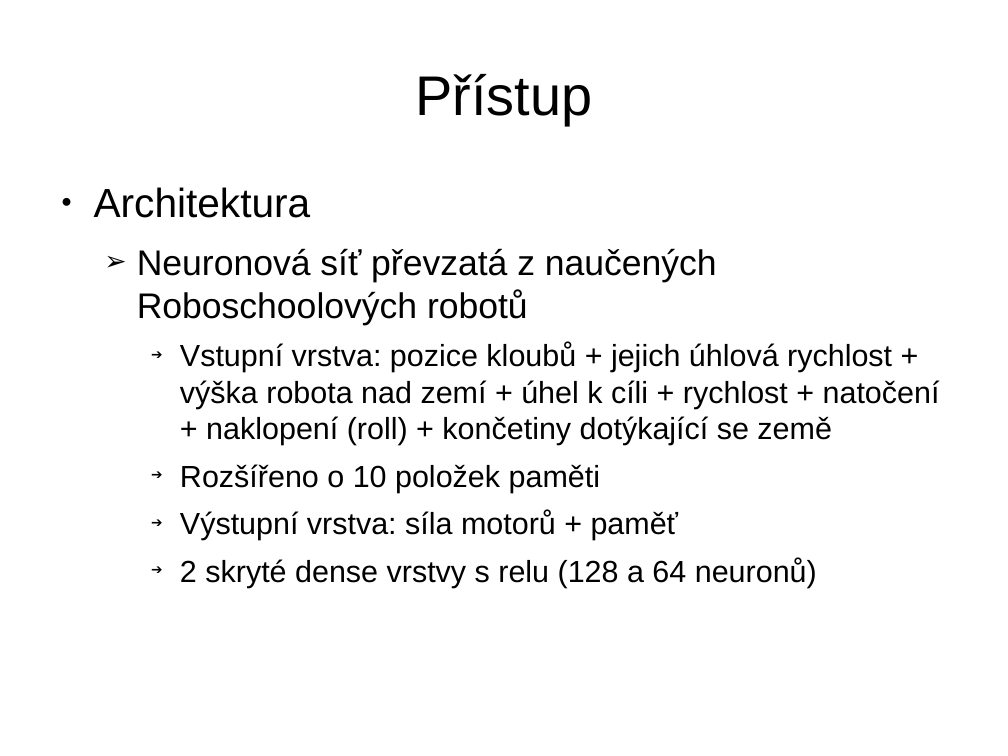
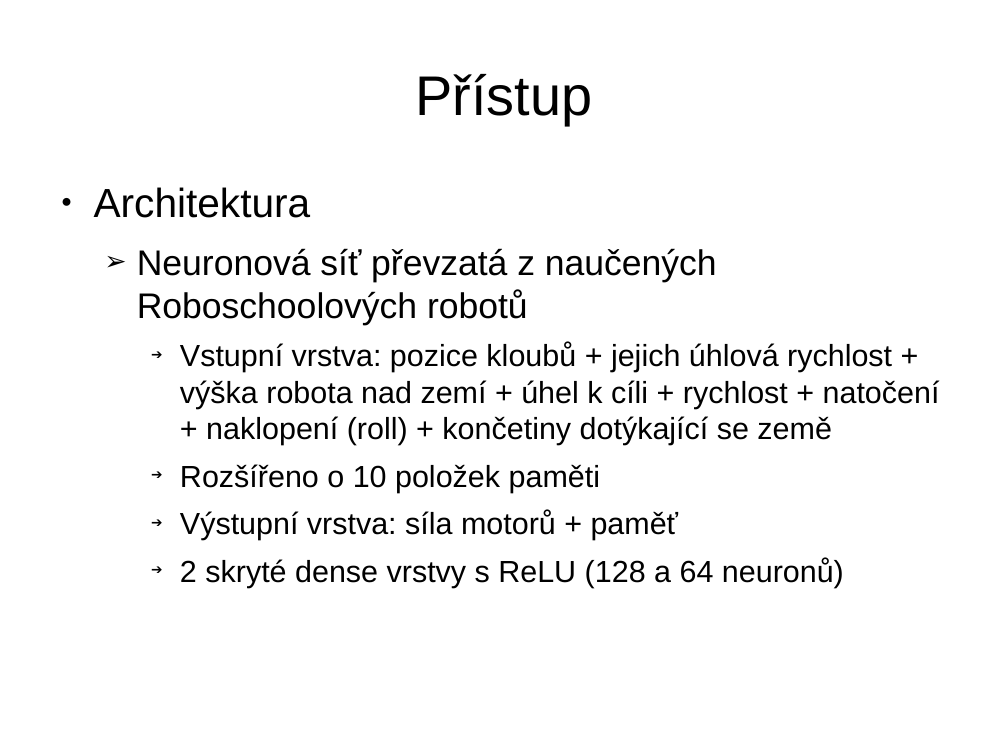
Before and after one commit to hadrava/evolution-stairs, a slide deck: slide 2 of presentation.odp. Drawn at 1008x756 pixels with LibreOffice and Linux fonts; fonts in the diff are those of the drawing. Boxes give left, top, right and bottom in pixels: in the first picture for what was removed or moved away, otherwise in the second. Text is boxed around its words. In the diff, an @@ line names an element or a change of style, - is before the commit and + after.

Commit message:
fixup! Presentation typos

```diff
--- a/presentation.odp
+++ b/presentation.odp
@@ text at <box>180,557,844,587</box>: text changed @@
-    ➔ 2 skryté dense vrstvy s relu (128 a 64 neuronů)
+    ➔ 2 skryté dense vrstvy s ReLU (128 a 64 neuronů)
```
Also in this commit, not shown: 1 other slide changed.
